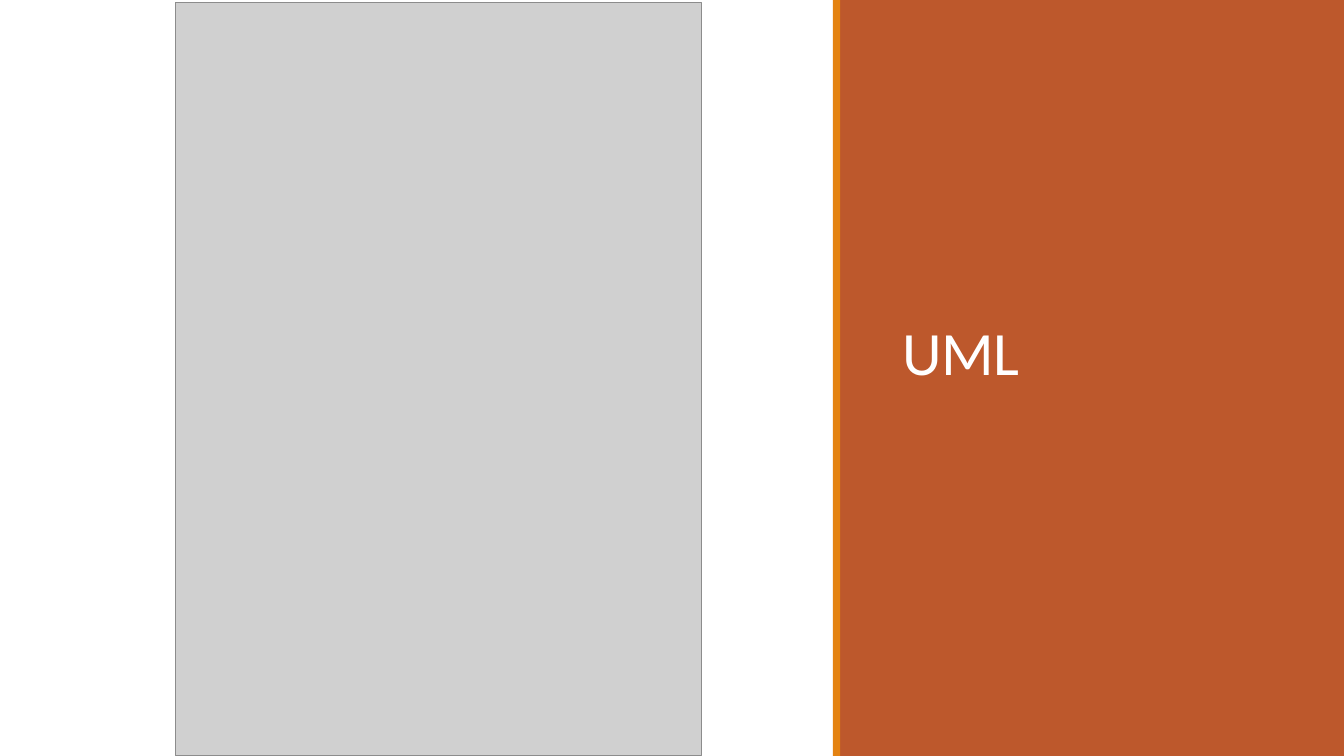
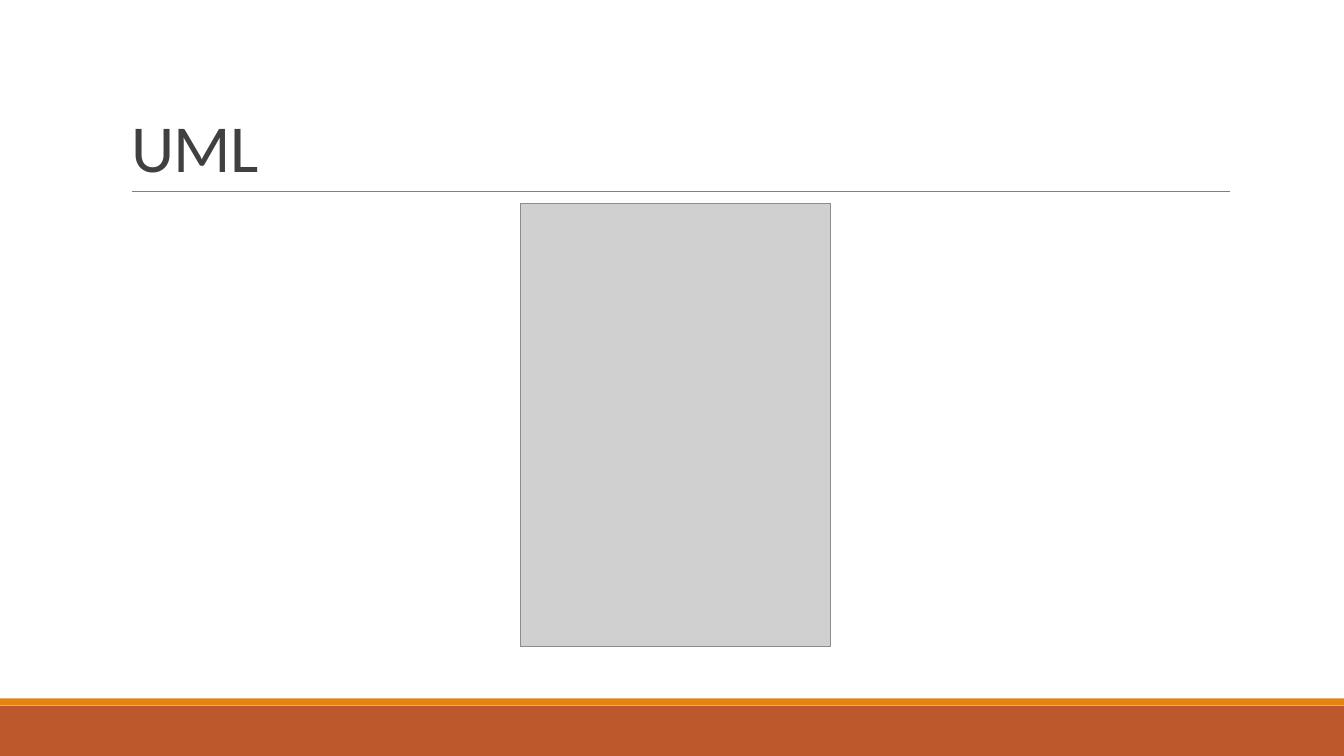
Before and after one commit to baldimario/Simplex, a slide deck: slide 7 of IDENTICAZIONE SISTEMA DI CARICHE PUNTIFORMI DA MISURE DI.pptx (slide 8 before the commit). Drawn at 1344x756 pixels with LibreOffice and Linux fonts; fonts in the diff are those of the drawing; grey boxes stand for pictures. Boxes give left, top, right and bottom in pixels: in the first picture for what was removed or moved away, otherwise in the second. Text is boxed around its words. In the diff, an @@ line names an element or a change of style, - is before the commit and + after.

```diff
--- a/IDENTICAZIONE SISTEMA DI CARICHE PUNTIFORMI DA MISURE DI.pptx
+++ b/IDENTICAZIONE SISTEMA DI CARICHE PUNTIFORMI DA MISURE DI.pptx
@@ rectangle removed at (0,0,1344,756) @@
@@ rectangle removed at (833,0,840,756) @@
@@ rectangle removed at (840,0,1344,756) @@
@@ title "UML": place and size @@
-title "UML" at (903,335,1020,376)
+title "UML" at (131,129,258,173)
@@ title "UML" at (131,129,258,173): size 44 to 48 pt, text colour #FFFFFF to #404040 @@
@@ line added from (132, 192) to (1231, 192), #808080 0.5 pt @@
@@ picture: place and size @@
-picture at (175,3,702,756)
+picture at (520,204,830,647)
@@ rectangle removed at (0,706,1344,756) @@
@@ rectangle removed at (0,699,1344,706) @@
@@ rectangle added at (0,706,1344,756), fill #BD582C @@
@@ rectangle added at (0,699,1344,706), fill #E48312 @@
```
Also in this commit, not shown: 8 other slides changed, 2 slides added, 3 slides removed, 2 other files.
